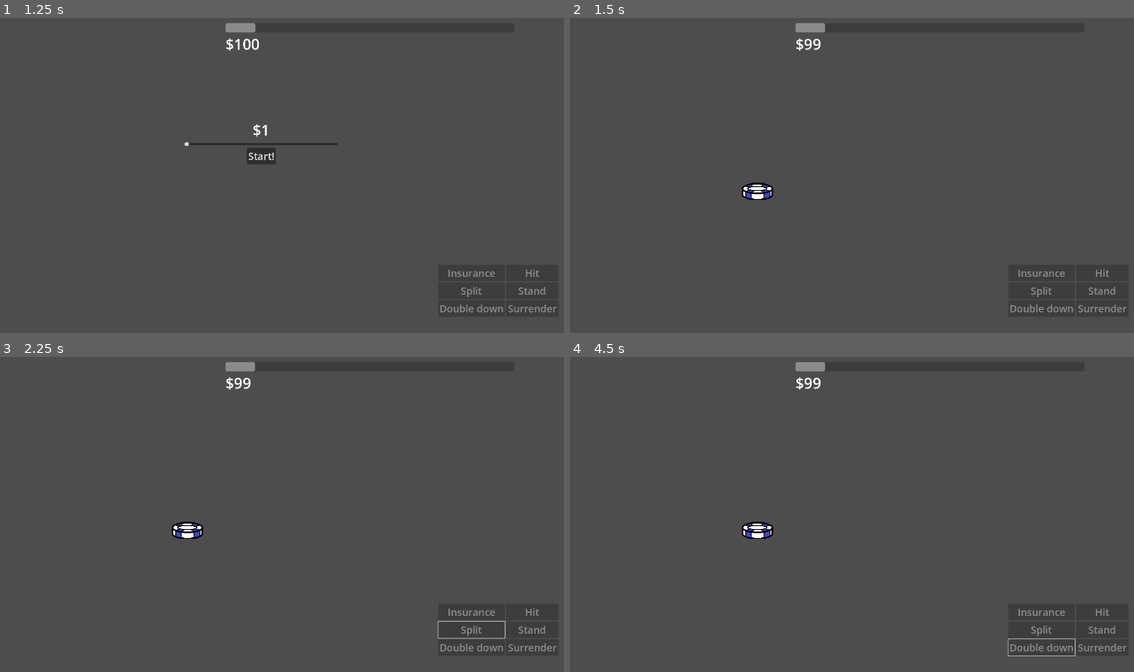
Above: before the commit, frames 1-4 (two rows, left to right).
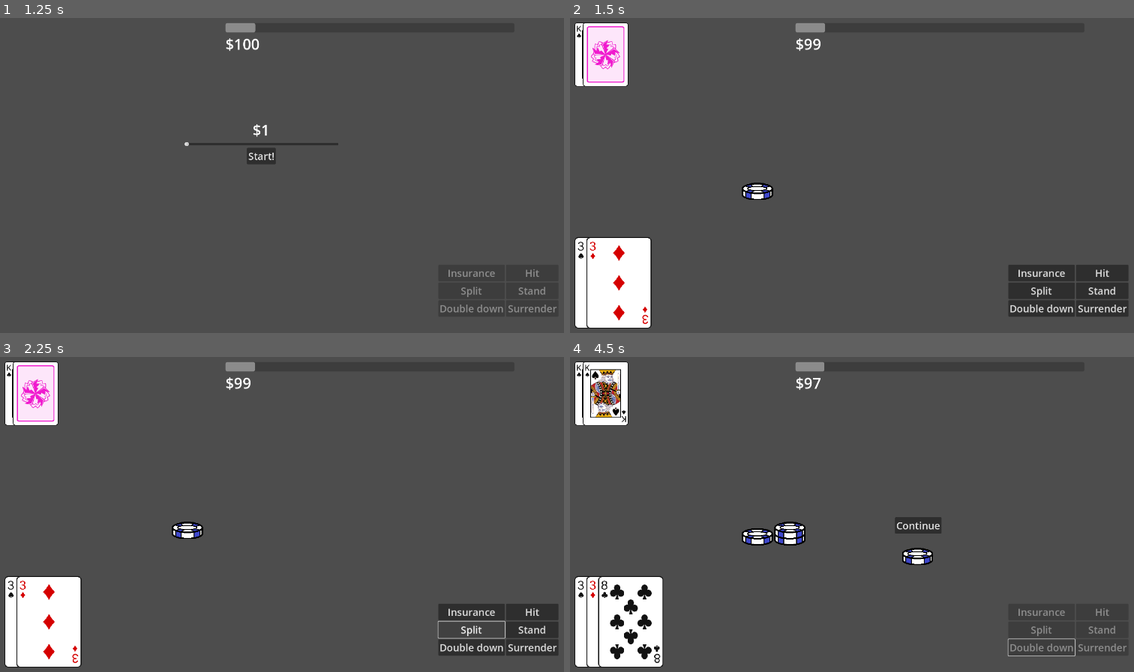
Above: after the commit, the same moments.

Repository: Tofutush/blackjack-with-sky
Game: Godot game, scene res://scenes/Start/Start.tscn
Two runs of this game, one before a commit and one after it. Both use one fixed random seed, a clock stepped at 60 frames per second and the inputs below.
Inputs (mouse positions are in pixels of both pictures, inside the frame that each line leads up to):
- Up to frame 1 (1.25 s): click "Start" at 0.5 s
- Up to frame 2 (1.5 s): click "Start!" at 1.25 s
- Up to frame 3 (2.25 s): click (473, 631) at 2 s, where only the run after the commit has a clickable "Split"
- Up to frame 4 (4.5 s): click (1043, 612) at 2.75 s, where only the run after the commit has a clickable "Insurance"; click (829, 495) at 3.5 s, where only the run after the commit has a clickable "Start!"; click (1043, 646) at 4.25 s, where only the run after the commit has a clickable "Double down"

Frame 1 is identical in both runs. In frame 2, 6.2% of the frame differs, in the area x 0-99%, y 1-99%; in frame 3, 6.2%; in frame 4, 7.7%, in the area x 0-66%, y 1-99%.
Error before the commit: Invalid call. Nonexistent function 'linkDisplay' in base 'Resource (Deck)'. (res://scenes/Main/main.gd:58)

Commit message:
Revert "hand class start"
This reverts commit 65ba1854ea2bdefc17d8822910c35cc7c3491a2f.

Diff:
--- a/scenes/Chips/chips.gd
+++ b/scenes/Chips/chips.gd
@@ -1,5 +1,4 @@
 extends Control
-class_name Chips
 
 const WIDTH = 100
 const HEIGHT = 55
--- a/scenes/DeckDisplay/deck_display.gd
+++ b/scenes/DeckDisplay/deck_display.gd
@@ -1,5 +1,7 @@
 extends Control
 class_name DeckDisplay
+
+var deck: Deck
 
 func _ready() -> void:
 	clear()
@@ -19,3 +21,8 @@
 
 func removeCard(idx: int) -> void:
 	get_child(idx).queue_free()
+
+func turnLastBackCard() -> void:
+	if deck and get_child_count() != 0:
+		var child = get_child(get_child_count() - 1)
+		child.showFront()
--- a/scripts/deck.gd
+++ b/scripts/deck.gd
@@ -2,6 +2,7 @@
 class_name Deck
 
 var deck: Array[Card]
+var display: DeckDisplay
 
 # we're using the same class for player, dealer, and the drawpile and well, we were supposed to make inherited classes, …(187 unchanged characters)…
 
@@ -29,9 +30,17 @@
 	return deck.pop_at(deck.find_custom(func(card: Card): return card.rank == rank))
 
 # player & dealer
+func linkDisplay(display1: DeckDisplay):
+	# auto-update the DeckDisplay
+	display = display1
+	display.deck = self
+	display.clear()
+	for card in deck:
+		display.addCard(card)
 
 func addCard(card: Card, back = false) -> Deck:
 	deck.append(card)
+	if display: display.addCard(card, back)
 	return self
 
 func getValue() -> Dictionary:
@@ -138,4 +147,6 @@
 
 func split() -> Deck:
 	if !deck.size() == 2: push_error('you can only split on 2-card decks')
+	if display:
+		display.removeCard(1)
 	return Deck.new([deck.pop_back()])
--- a/scripts/hand.gd
+++ /dev/null
@@ -1,20 +0,0 @@
-extends Node
-class_name Hand
-
-# A class that manages a Deck, a DeckDisplay, and a Chips
-
-var deck: Deck
-var deckDisplay: DeckDisplay
-
-func _init(deck1: Deck, deckD: DeckDisplay) -> void:
-	deck = deck1
-	deckDisplay = deckD
-
-func addCard(card: Card) -> void:
-	deck.addCard(card)
-	deckDisplay.addCard(card)
-
-func turnLastBackCard() -> void:
-	if deckDisplay.get_child_count() != 0:
-		var child = deckDisplay.get_child(deckDisplay.get_child_count() - 1)
-		child.showFront()
Not shown, removed: scripts/hand.gd.uid
